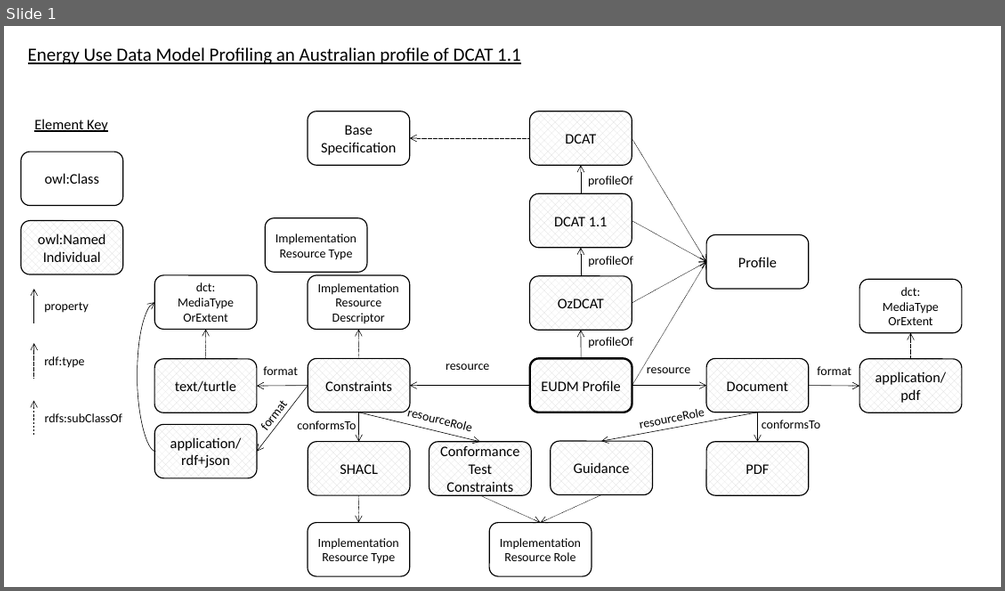
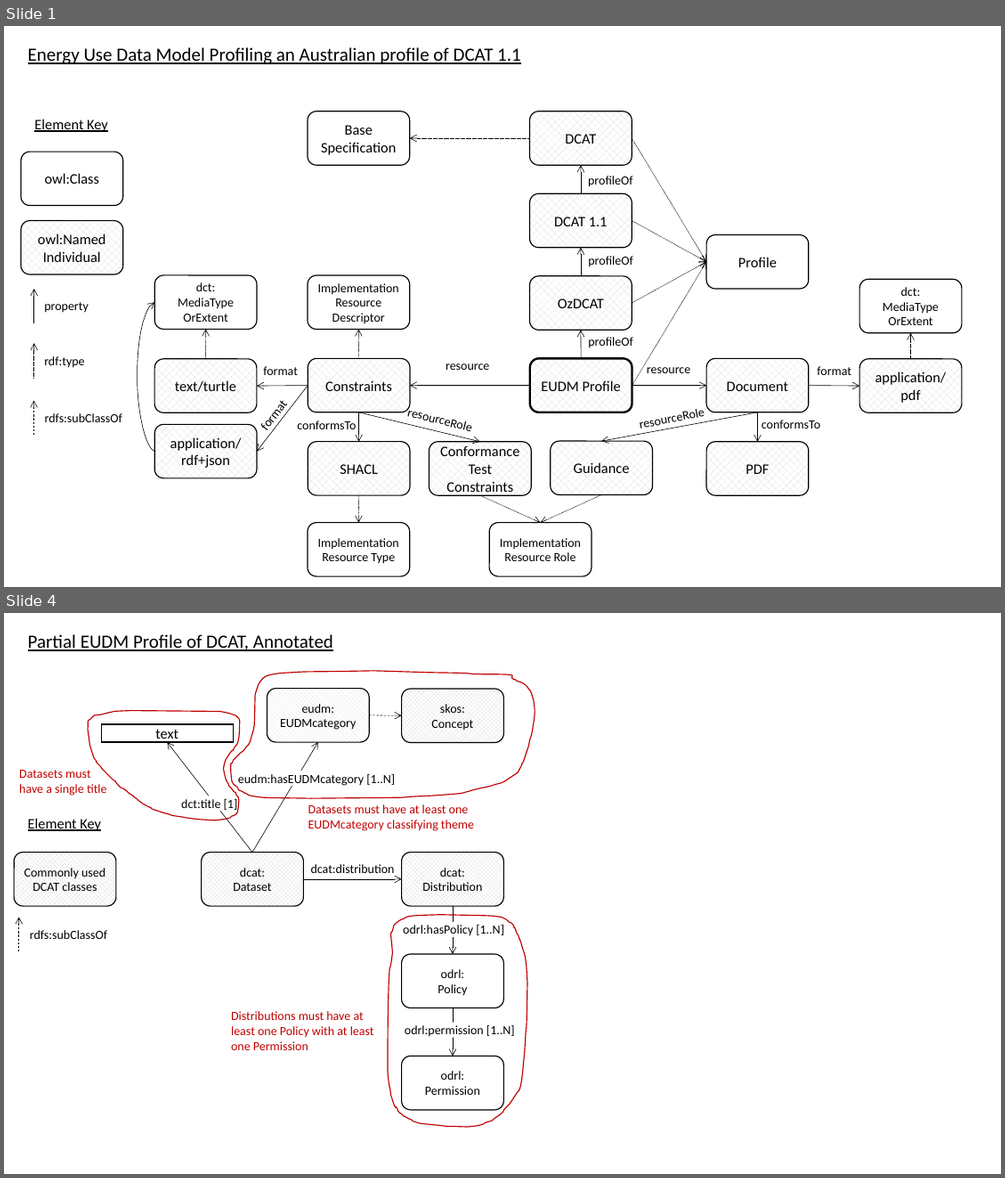
Before and after one commit to CSIRO-enviro-informatics/eudm-dataset, a slide deck: diagrams.pptx. Shown one above the other, each under a label of ours: slide 1 before the commit, slides 1 and 4 after it; the slides between them are not shown. The pictures are 1005x591 and 1005x1178 pixels, drawn with LibreOffice and Linux fonts; fonts in the diff are those of the drawing. Boxes give left, top, right and bottom in pixels: in the first picture for what was removed or moved away, otherwise in the second. Text is boxed around its words. In the diff, an @@ line names an element or a change of style, - is before the commit and + after.

Commit message:
DCAT and profile diagrams

```diff
--- a/diagrams.pptx
+++ b/diagrams.pptx
@@ slide 4 added at [4,613,1001,1174], background #FFFFFF @@
@@ text added at [28,634,333,651], 18 pt, text #000000, underline @@
+Partial EUDM Profile of DCAT, Annotated
@@ freeform shape added at [231,671,535,798], outline #C00000 1 pt @@
@@ rounded rectangle added at [267,689,370,742], fill pattern #D9D9D9 on #FFFFFF, outline #000000 1 pt, 12 pt, text #000000 @@
+eudm:
+EUDMcategory
@@ rounded rectangle added at [402,689,504,742], fill pattern #D9D9D9 on #FFFFFF, outline #000000 1 pt, 12 pt, text #000000 @@
+skos:
+Concept
@@ freeform shape added at [88,710,240,820], outline #C00000 1 pt @@
@@ arrow added from (369, 715) to (402, 715), #000000 0.5 pt dashed @@
@@ rectangle added at [101,724,233,742], fill #FFFFFF, outline #000000 1 pt, 14 pt, text #000000 @@
+text
@@ arrow added from (252, 852) to (167, 742), #000000 0.5 pt @@
@@ arrow added from (252, 852) to (318, 742), #000000 0.5 pt @@
@@ text added at [19,770,107,795], 12 pt, text #C00000 @@
+Datasets must
+have a single title
@@ rectangle added at [238,771,396,786], fill #FFFFFF, 12 pt, text #000000 @@
+eudm:hasEUDMcategory [1..N]
@@ rectangle added at [181,795,238,811], fill #FFFFFF, 12 pt, text #000000 @@
+dct:title [1]
@@ text added at [28,818,101,831], 14 pt, text #000000, underline @@
+Element Key
@@ text added at [308,804,474,831], 12 pt, text #C00000 @@
+Datasets must have at least one
+EUDMcategory classifying theme
@@ rounded rectangle added at [14,852,116,906], fill pattern #D9D9D9 on #FFFFFF, outline #000000 1 pt, 12 pt, text #000000 @@
+Commonly used DCAT classes
@@ rounded rectangle added at [202,852,304,906], fill pattern #D9D9D9 on #FFFFFF, outline #000000 1 pt, 12 pt, text #000000 @@
+dcat:
+Dataset
@@ rounded rectangle added at [402,852,504,906], fill pattern #D9D9D9 on #FFFFFF, outline #000000 1 pt, 12 pt, text #000000 @@
+dcat:
+Distribution
@@ arrow added from (303, 879) to (402, 879), #000000 0.5 pt @@
@@ text added at [311,864,395,876], 12 pt, text #000000 @@
+dcat:distribution
@@ arrow added from (453, 906) to (453, 954), #000000 0.5 pt @@
@@ arrow added from (19, 952) to (19, 917), #000000 0.5 pt dashed @@
@@ text added at [30,930,107,939], 12 pt, text #000000 @@
+rdfs:subClassOf
@@ freeform shape added at [388,915,527,1127], outline #C00000 1 pt @@
@@ text added at [403,925,504,938], 12 pt, text #000000 @@
+odrl:hasPolicy [1..N]
@@ rounded rectangle added at [402,954,504,1008], outline #000000 1 pt, 12 pt, text #000000 @@
+odrl:
+Policy
@@ text added at [231,1011,374,1050], 12 pt, text #C00000 @@
+Distributions must have at
+least one Policy with at least
+one Permission
@@ arrow added from (453, 1008) to (453, 1055), #000000 0.5 pt @@
@@ rectangle added at [404,1022,517,1037], fill #FFFFFF, 12 pt, text #000000 @@
+odrl:permission [1..N]
@@ rounded rectangle added at [402,1055,504,1110], outline #000000 1 pt, 12 pt, text #000000 @@
+odrl:
+Permission
@@ slide 1 changed as well @@
@@ rounded rectangle removed at [265,218,367,272] @@
-Implementation Resource Type
```
Also in this commit, not shown: 2 other slides added, 6 other files.
